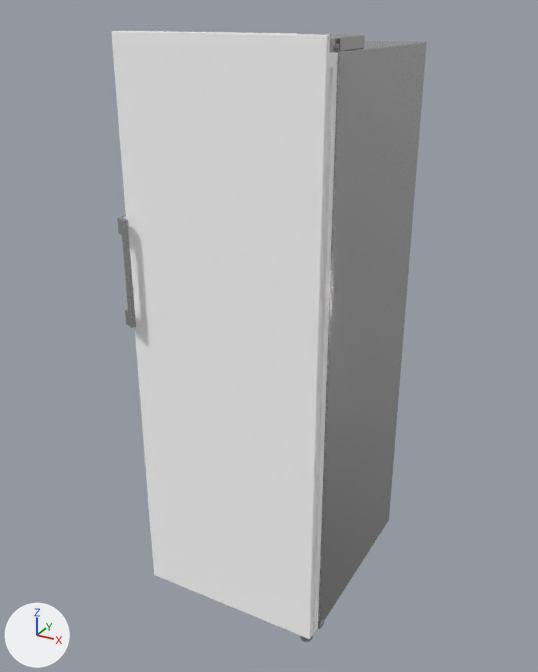
The glTF model not-too-modern_fridge.glb as it was, and as the next commit left it.
Rendered twice from a 50 mm lens placed at (1.004, -1.695, 0.695), pointed at (-0.058, 0.237, -0.271). The lights are fixed; the arrows at lower left show +X, +Y and +Z. Where no turn or scale is listed for an object, it has been applied to the vertices.

Objects in the first picture: 'Bespoke_Tall_1_Door_Freezer__Glass__Stain_Beige014.001'.
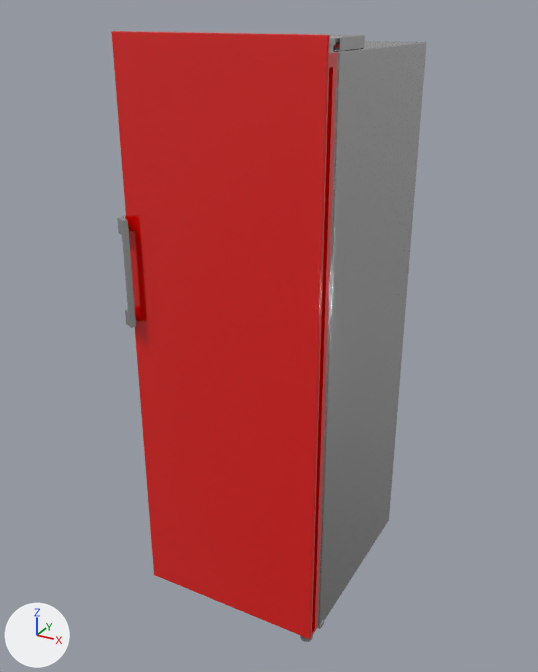
Location of each change, [x1, y1, x2, y2] in pixels of the pictures (538 x 672 px):
'Bespoke_Tall_1_Door_Freezer__Glass__Stain_Beige014.001', recoloured, surface changed (white to red): [111, 31, 342, 642] in both

Edits to the bpy script that builds the scene:
```text
Change mat_wire_000000000_001:
    mat_wire_000000000_001.metallic: 1.0 -> 0.0
    mat_wire_000000000_001.base_color: (1.0, 1.0, 1.0) -> (0.8, 0.0012, 0.0)  # white #ffffff -> red #e70400
    mat_wire_000000000_001.roughness: 1.0 -> 0.05
    add mat_wire_000000000_001.coat_weight = 1.0
```
